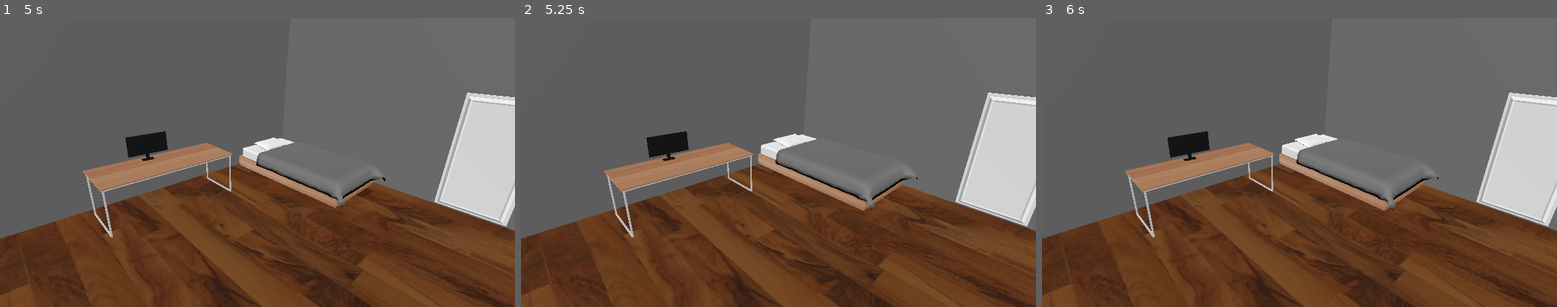
Above: before the commit, frames 1-3 (left to right).
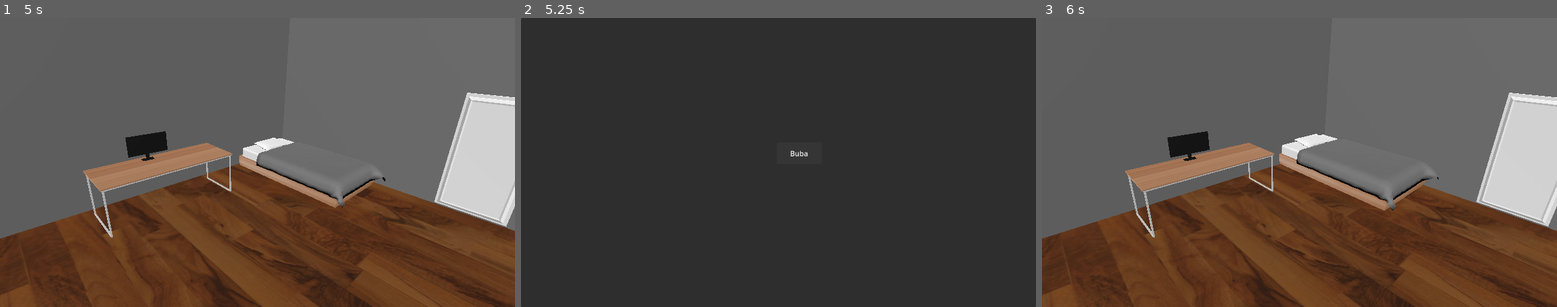
Above: after the commit, the same moments.

Repository: DavidkasUnit/Escape
Game: Godot game, scene res://scenes/main_test_room.tscn
The game is run twice, just before and just after one commit, with the same random seed, the same clock (stepped at 60 frames per second) and the same inputs.
Inputs (mouse positions are in pixels of both pictures, inside the frame that each line leads up to):
- Up to frame 1 (5 s): tap Enter at 0.5, 2, 3.5 s; move the mouse to (370, 148) at 0.52 s; tap A (a) at 0.6, 3.05, 4.35 s; click (370, 148) at 0.67 s; tap D (d) at 0.8, 1.35, 3.8 s; tap Space (Space) at 1.25, 2.75, 3.6, 4.25 s; move the mouse to (154, 176) at 1.27 s; click (154, 176) at 1.42 s; tap S (s) at 1.55, 2.1, 4.55 s; move the mouse to (309, 98) at 2.02 s; click (309, 98) at 2.17 s; tap W (w) at 2.3, 2.85 s; move the mouse to (231, 220) at 2.77 s; click (231, 220) at 2.92 s; move the mouse to (412, 205) at 3.52 s; click (412, 205) at 3.67 s; move the mouse to (103, 119) at 4.27 s; click (103, 119) at 4.42 s
- Up to frame 2 (5.25 s): move the mouse to (804, 162) at 5.02 s; tap D (d) at 5.1 s; click (804, 162) at 5.17 s
- Up to frame 3 (6 s): tap W (w) at 5.3 s; click (1320, 153) at 5.75 s, where only the run after the commit has a clickable "Buba"

Frame 1 is identical in both runs. In frame 2, 99% of the frame differs, in the area x 0-100%, y 0-100%; in frame 3, nothing differs.

Commit message:
убрал бескн. загрузку добавил меню кровати..С комнатой пока, что всё

Diff:
--- a/scenes/Bed.tscn
+++ b/scenes/Bed.tscn
@@ -19,5 +19,6 @@
 [node name="bed_test" parent="StaticBody3D" instance=ExtResource("1_r85os")]
 transform = Transform3D(1, 0, 0, 0, 1, 0, 0, 0, 1, 0.227187, 0.0276289, -1.16466)
 
+[connection signal="input_event" from="StaticBody3D" to="StaticBody3D" method="_on_input_event"]
 [connection signal="mouse_entered" from="StaticBody3D" to="StaticBody3D" method="_on_mouse_entered"]
 [connection signal="mouse_exited" from="StaticBody3D" to="StaticBody3D" method="_on_mouse_exited"]
--- a/scenes/LoadScene.gd
+++ b/scenes/LoadScene.gd
@@ -25,7 +25,8 @@
 			get_tree().change_scene_to_file("res://scenes/test3.tscn")
 		if Global.lvl4 == true :
 			get_tree().change_scene_to_file("res://scenes/test4.tscn")
-
+		else:
+			get_tree().change_scene_to_file("res://scenes/main_test_room.tscn")
 
 func _on_progress_label_ready():
 	loading_label = $ProgressLabel
--- /dev/null
+++ b/scenes/bed_menu.gd
@@ -0,0 +1,5 @@
+extends Control
+
+
+func _on_button_pressed():
+	get_tree().change_scene_to_file("res://scenes/main_test_room.tscn")
--- /dev/null
+++ b/scenes/bed_menu.tscn
@@ -0,0 +1,37 @@
+[gd_scene load_steps=2 format=3 uid="uid://cp6bj06bwa0me"]
+
+[ext_resource type="Script" path="res://scenes/bed_menu.gd" id="1_q7c8s"]
+
+[node name="Bed" type="Control"]
+layout_mode = 3
+anchors_preset = 15
+anchor_right = 1.0
+anchor_bottom = 1.0
+grow_horizontal = 2
+grow_vertical = 2
+script = ExtResource("1_q7c8s")
+
+[node name="Panel" type="Panel" parent="."]
+layout_mode = 1
+anchors_preset = 15
+anchor_right = 1.0
+anchor_bottom = 1.0
+grow_horizontal = 2
+grow_vertical = 2
+
+[node name="Button" type="Button" parent="."]
+layout_mode = 1
+anchors_preset = -1
+anchor_left = 0.5
+anchor_top = 0.431
+anchor_right = 0.584
+anchor_bottom = 0.5
+offset_left = -4.0
+offset_top = -0.288025
+offset_right = 0.231934
+offset_bottom = 4.0
+grow_horizontal = 2
+grow_vertical = 2
+text = "Buba"
+
+[connection signal="pressed" from="Button" to="." method="_on_button_pressed"]
--- a/scripts/StaticBody3D.gd
+++ b/scripts/StaticBody3D.gd
@@ -6,3 +6,10 @@
 
 func _on_mouse_exited():
 	scale *= 0.909
+
+func _on_input_event(camera, event, position, normal, shape_idx):
+	if event is InputEventMouseButton and event.pressed and event.button_index == MOUSE_BUTTON_LEFT :
+		load_new_scene()
+
+func load_new_scene():
+	get_tree().change_scene_to_file("res://scenes/bed_menu.tscn")
